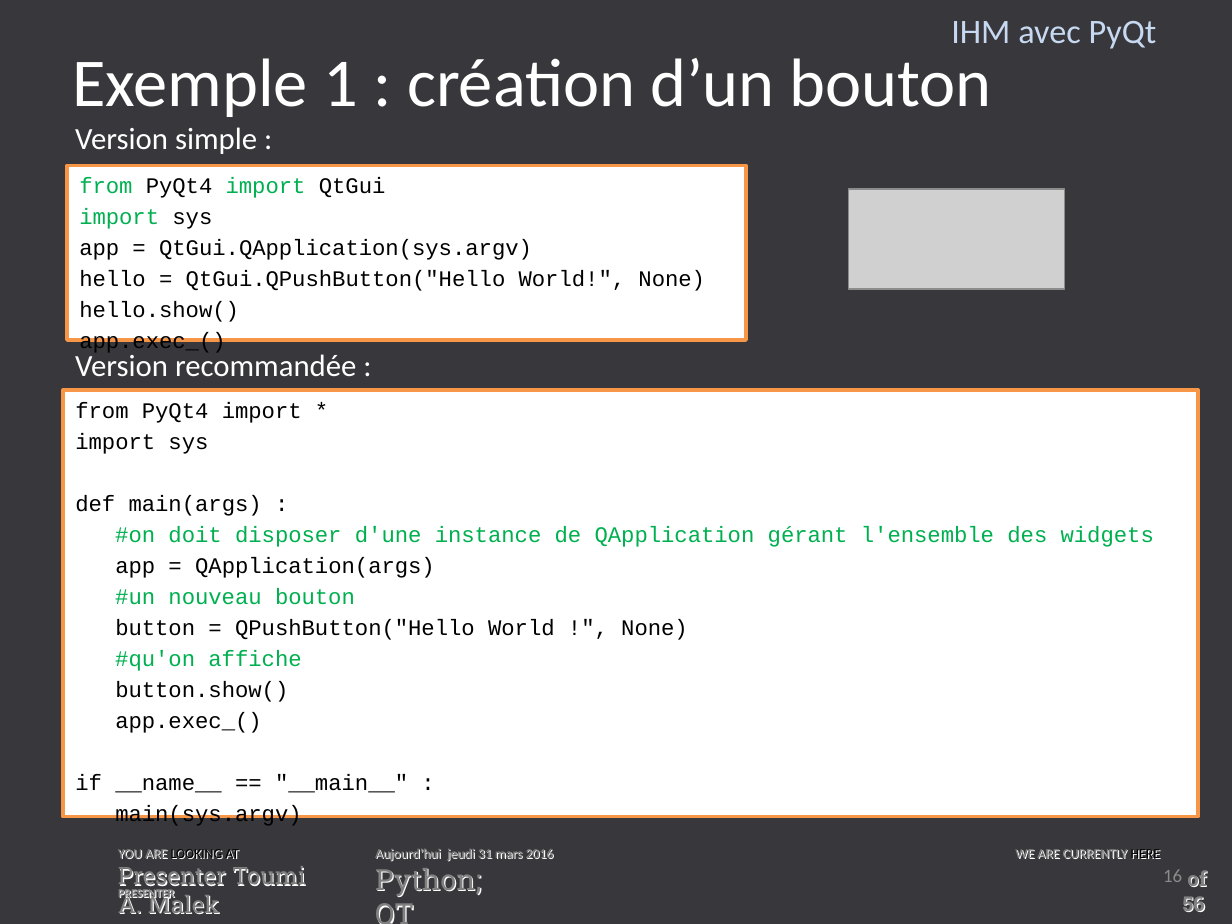
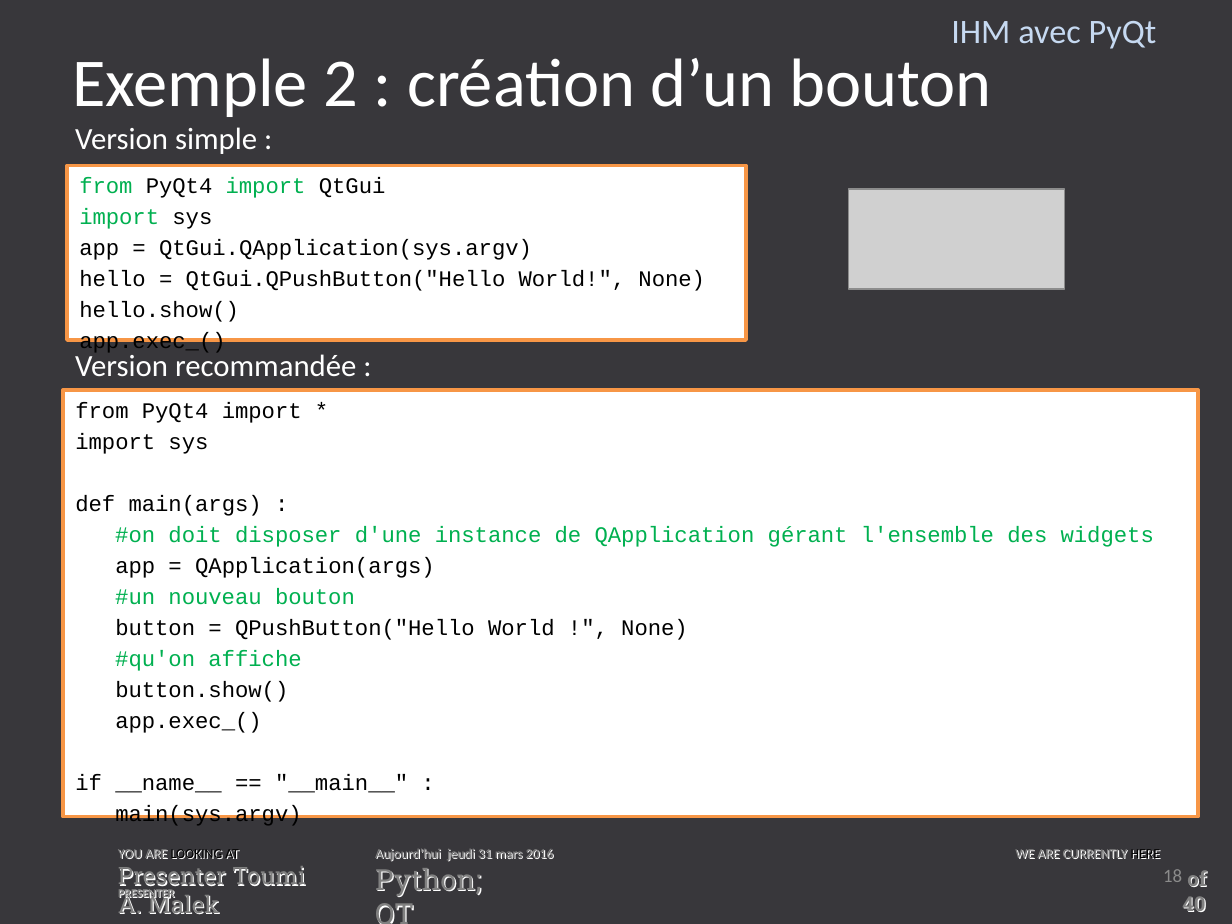
Before and after one commit to toumiab/Trans_python, a slide deck: slide 18 of Les_transparent/IHM_Python.pptx (slide 16 before the commit). Drawn at 1232x924 pixels with LibreOffice and Linux fonts; fonts in the diff are those of the drawing; grey boxes stand for pictures; background and template pictures are left out. Boxes give left, top, right and bottom in pixels: in the first picture for what was removed or moved away, otherwise in the second. Text is boxed around its words. In the diff, an @@ line names an element or a change of style, - is before the commit and + after.

```diff
--- a/Les_transparent/IHM_Python.pptx
+++ b/Les_transparent/IHM_Python.pptx
@@ title at bbox=[73, 58, 991, 117]: text changed @@
-Exemple 1 : création d’un bouton
+Exemple 2 : création d’un bouton
@@ page number at bbox=[1163, 869, 1182, 882]: text changed @@
-16
+18
@@ text at bbox=[1182, 870, 1206, 912]: text changed @@
-of 56
+of 40
```
Also in this commit, not shown: 19 other slides changed, 20 slides added, 6 slides removed, 1 other file.
